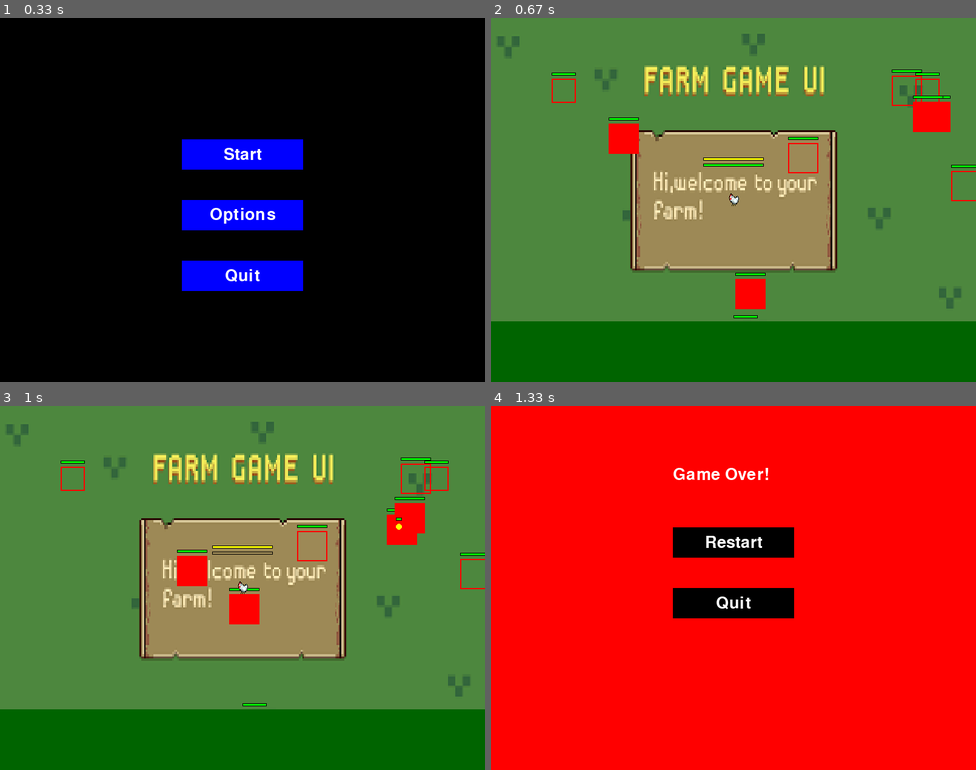
Above: before the commit, frames 1-4 (two rows, left to right).
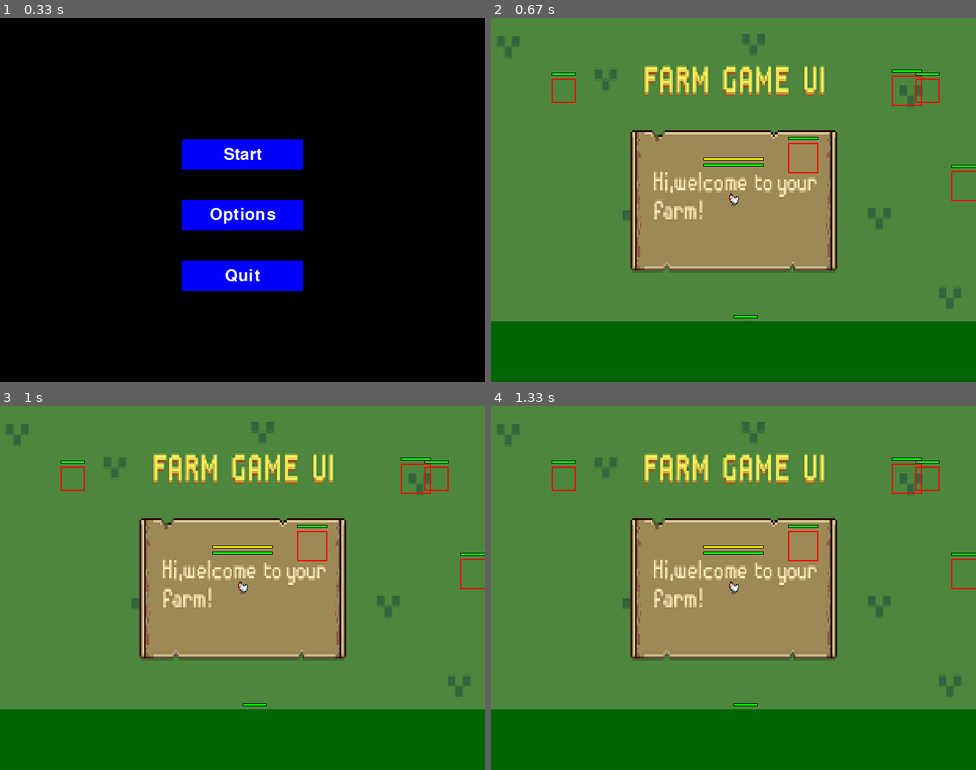
Above: after the commit, the same moments.

Repository: Zakihung/The-Chickening
Game: pygame game, started from main.py
Same seed, same stepped clock (60 frames per second), same inputs: the game is played once before the commit and once after it.
Inputs:
- Up to frame 1 (0.33 s): no input
- Up to frame 2 (0.67 s): click "Start" at 0.38 s
- Up to frame 3 (1 s): tap T at 0.67 s
- Up to frame 4 (1.33 s): no input

Frame 1 is identical in both runs. In frame 2, 1.8% of the frame differs, in the area x 24-95%, y 21-80%; in frame 3, 2.1%; in frame 4, 100%, in the area x 0-100%, y 0-100%.

Commit message:
Integrate game_screen.py fully into game_screen day 52-55

Diff:
--- a/modules/entities/enemy.py
+++ b/modules/entities/enemy.py
@@ -4,6 +4,7 @@
 import random
 from modules.entities.base_entity import BaseEntity
 from modules.managers import item_manager
+from modules.screens import game_screen
 from modules.utils.constants import (
     ENEMY_HP_BASE, ENEMY_SPEED_BASE, COLOR_RED, DROP_THO_RATE, SCREEN_WIDTH, SCREEN_HEIGHT, BOMB_AOE_RADIUS
 )
@@ -217,8 +218,8 @@
                 thoc = Resource(self.rect.centerx, self.rect.centery, random.randint(5, 20))
                 # Add to global resources
             if random.random() < 0.2:
-                item_id = item_manager.get_random_item()
-                # Placeholder equip or add inventory
+                item_id = game_screen.item_manager.get_random_item()  # Pass game_screen? Or global
+                player.inventory.append(item_id)  # Add to inventory
 
     def is_back_hit(self, attacker_pos):
         to_attacker = pygame.Vector2(attacker_pos[0] - self.rect.centerx, attacker_pos[1] - self.rect.centery)
--- a/modules/screens/game_screen.py
+++ b/modules/screens/game_screen.py
@@ -1,5 +1,7 @@
 # modules/screens/game_screen.py
 import pygame
+
+from modules.managers.item_manager import ItemManager
 from modules.utils.constants import SCREEN_WIDTH, SCREEN_HEIGHT, COLOR_GREEN
 from modules.entities.player import Player
 from modules.managers.level_manager import LevelManager
@@ -13,21 +15,19 @@
         self.level_manager = LevelManager(self.sound_manager)
         self.player.enemies = self.level_manager.enemies
         self.resources = []
+        self.item_manager = ItemManager()
 
     def update(self, delta_time, keys):
         """Update entities với delta_time và keys."""
-        self.player.update(delta_time, keys)
-        self.level_manager.update(delta_time, self.player)
-
         for res in self.resources[:]:
             res.update(delta_time, self.player)
             if not res.alive:
                 self.resources.remove(res)
         self.resources.extend(self.player.dropped_resources)
         self.player.dropped_resources.clear()
-
-        if not self.player.invincible:
-            self.player.take_damage(0.1)  # Test HP giảm chậm
+        # Test store on key T
+        if keys[pygame.K_t]:
+            self.player.store_thoc()
 
     def draw_background(self):
         """Draw background và entities."""
